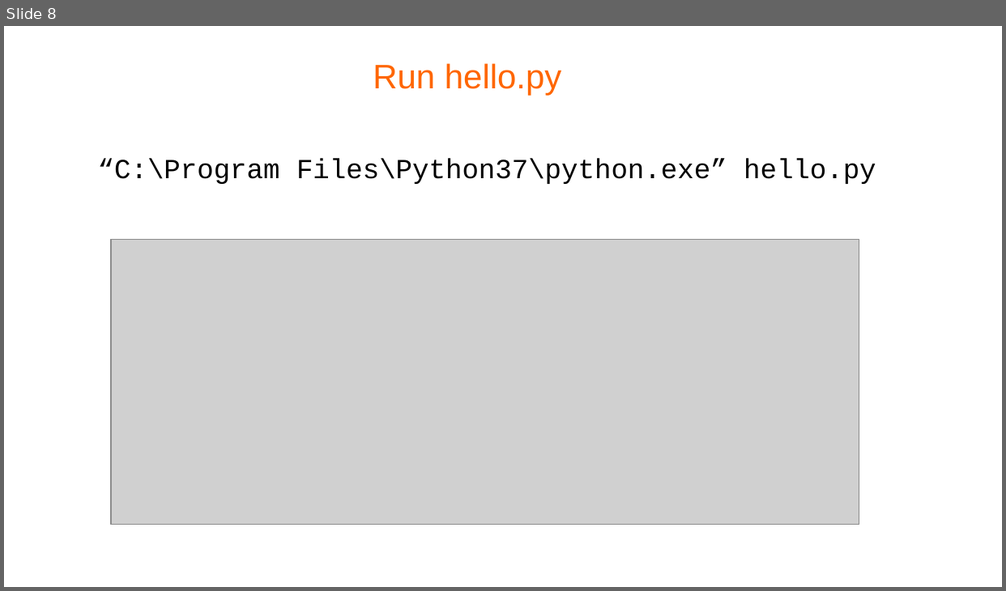
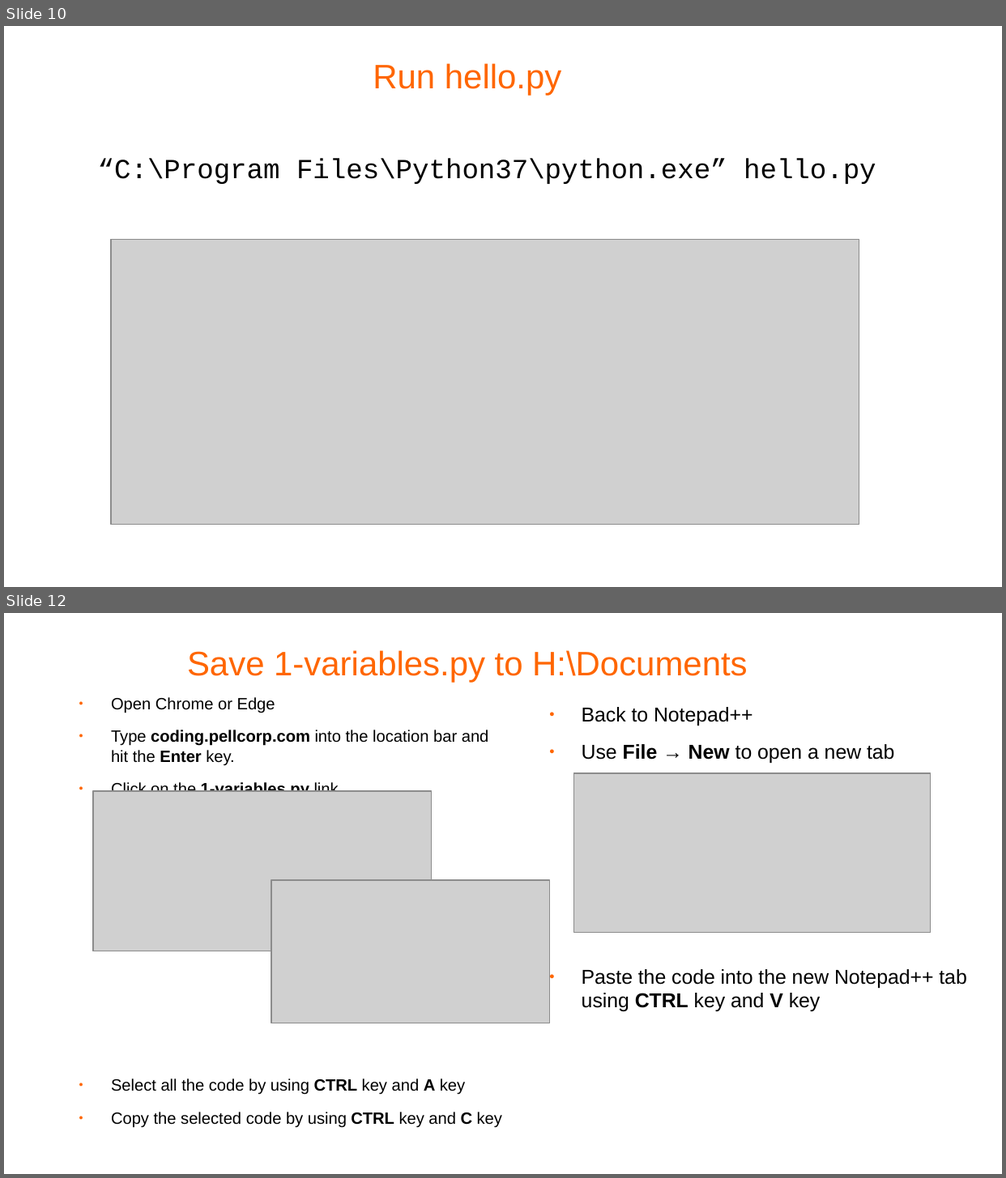
Before and after one commit to pellcorp/coding, a slide deck: docs/python-coding.odp. Shown one above the other, each under a label of ours: slide 8 before the commit, slides 10 and 12 after it; the slides between them are not shown. The pictures are 1006x591 and 1006x1178 pixels, drawn with LibreOffice and Linux fonts; fonts in the diff are those of the drawing; grey boxes stand for pictures; background and template pictures are left out. Boxes give left, top, right and bottom in pixels: in the first picture for what was removed or moved away, otherwise in the second. Text is boxed around its words. In the diff, an @@ line names an element or a change of style, - is before the commit and + after.

Commit message:
fixed up the coding slides

```diff
--- a/docs/python-coding.odp
+++ b/docs/python-coding.odp
@@ slide 12 added at (4, 613, 1002, 1174), background #FFFFFF @@
@@ title added at (187, 650, 747, 682), 27 pt, text #FF6600 @@
+Save 1-variables.py to H:\Documents
@@ text added at (111, 697, 502, 1128), 13 pt, text #000000 @@
+● Open Chrome or Edge
+● Type coding.pellcorp.com into the location bar and hit the Enter key.
+● Click on the 1-variables.py link
+● Select all the code by using CTRL key and A key
+● Copy the selected code by using CTRL key and C key
@@ text added at (582, 707, 966, 1012), 16 pt, text #000000 @@
+● Back to Notepad++
+● Use File → New to open a new tab
+● Paste the code into the new Notepad++ tab using CTRL key and V key
@@ picture added at (574, 773, 931, 933) @@
@@ picture added at (93, 791, 432, 952) @@
@@ picture added at (271, 880, 549, 1023) @@
@@ what was slide 8 is now slide 10 @@
```
Also in this commit, not shown: 4 slides changed, 3 other slides added, 1 other file.
